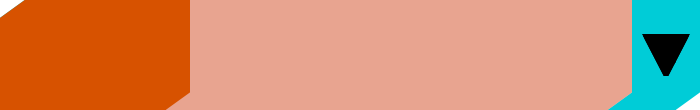
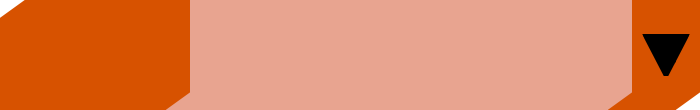
Before/after of a (700, 110) layered artwork. What changed in the layer stack:
showed "Layer 5" (1st of 2, in "Warning") over (x1=608, y1=0, x2=700, y2=110)
hid group "Group 1" (4 layers) over (x1=0, y1=0, x2=700, y2=110)
